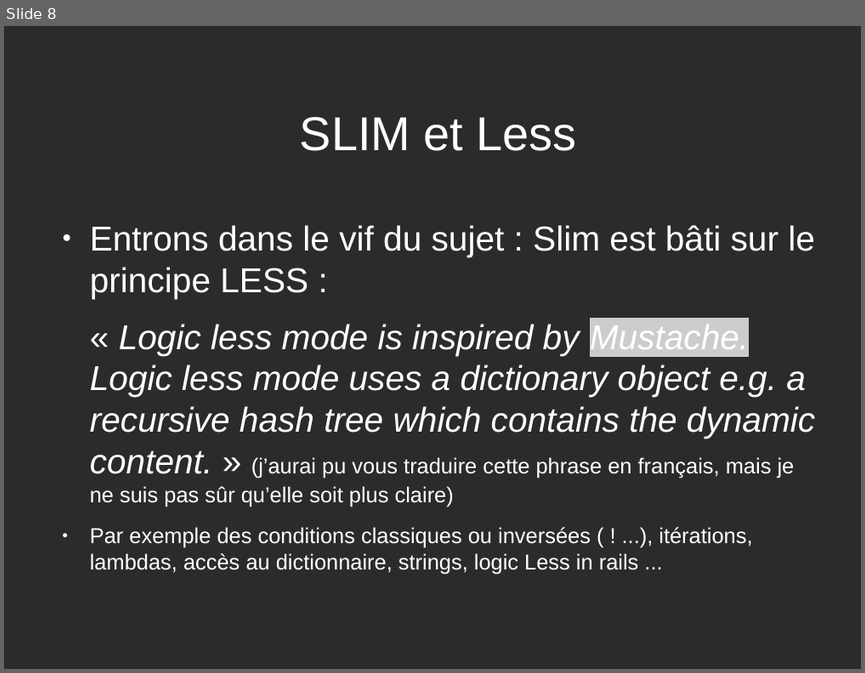
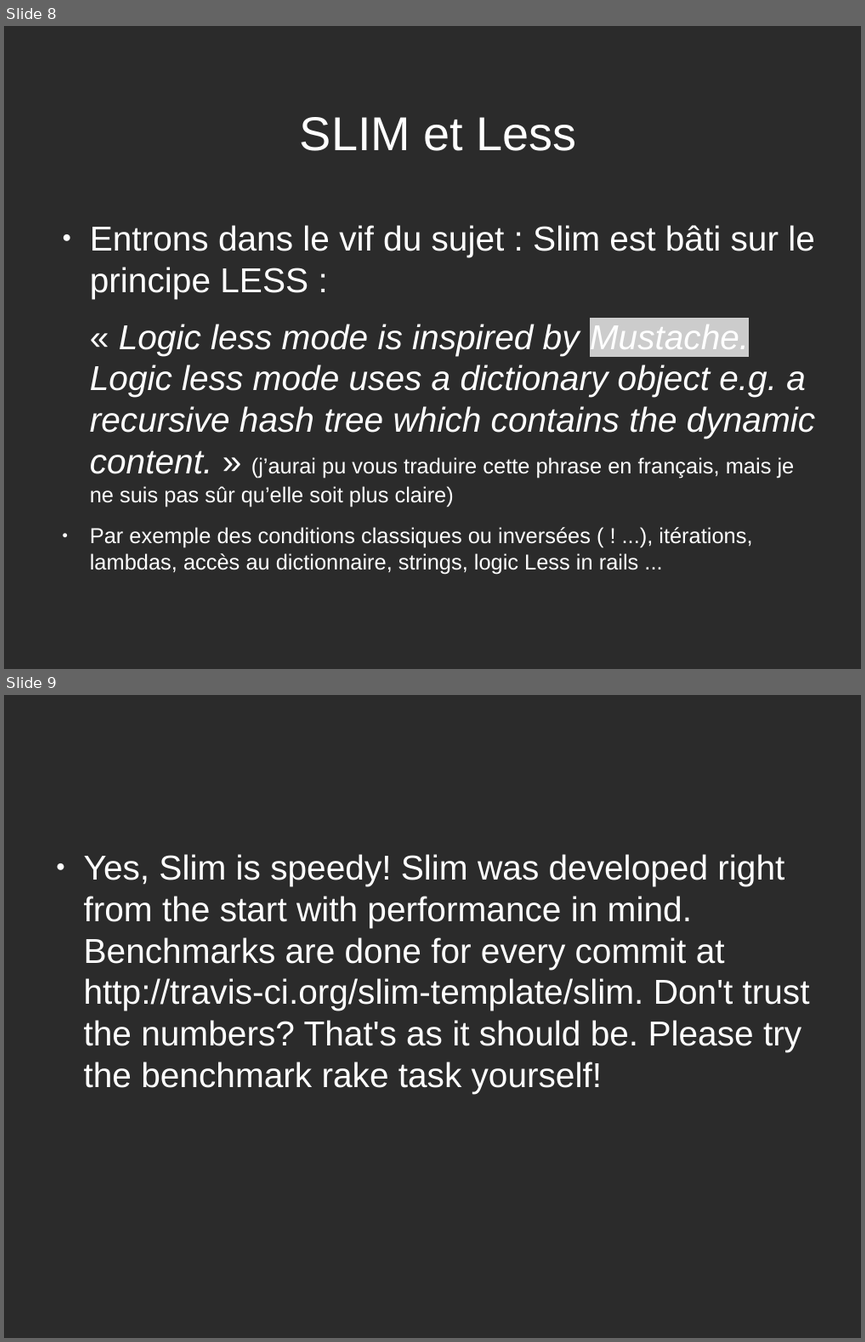
Before and after one commit to PatdeMessac/slim, a slide deck: SLIM_a_rigorous_presentation.odp. Shown one above the other, each under a label of ours: slide 8 before the commit, slides 8 and 9 after it. The pictures are 865x673 and 865x1342 pixels, drawn with LibreOffice and Linux fonts; fonts in the diff are those of the drawing; background and template pictures are left out; a plain dark background stands for a picture behind light text. Boxes give left, top, right and bottom in pixels: in the first picture for what was removed or moved away, otherwise in the second. Text is boxed around its words. In the diff, an @@ line names an element or a change of style, - is before the commit and + after.

Commit message:
ajout envoi nouvelle diapo

```diff
--- a/SLIM_a_rigorous_presentation.odp
+++ b/SLIM_a_rigorous_presentation.odp
@@ slide 9 added at <box>4,695,861,1338</box>, background picture (left out) @@
@@ text added at <box>84,854,810,1094</box>, 32 pt, text #FFFFFF @@
+● Yes, Slim is speedy! Slim was developed right from the start with performance in mind. Benchmarks are done for every commit at http://travis-ci.org/slim-template/slim. Don't trust the numbers? That's as it should be. Please try the benchmark rake task yourself!
```
